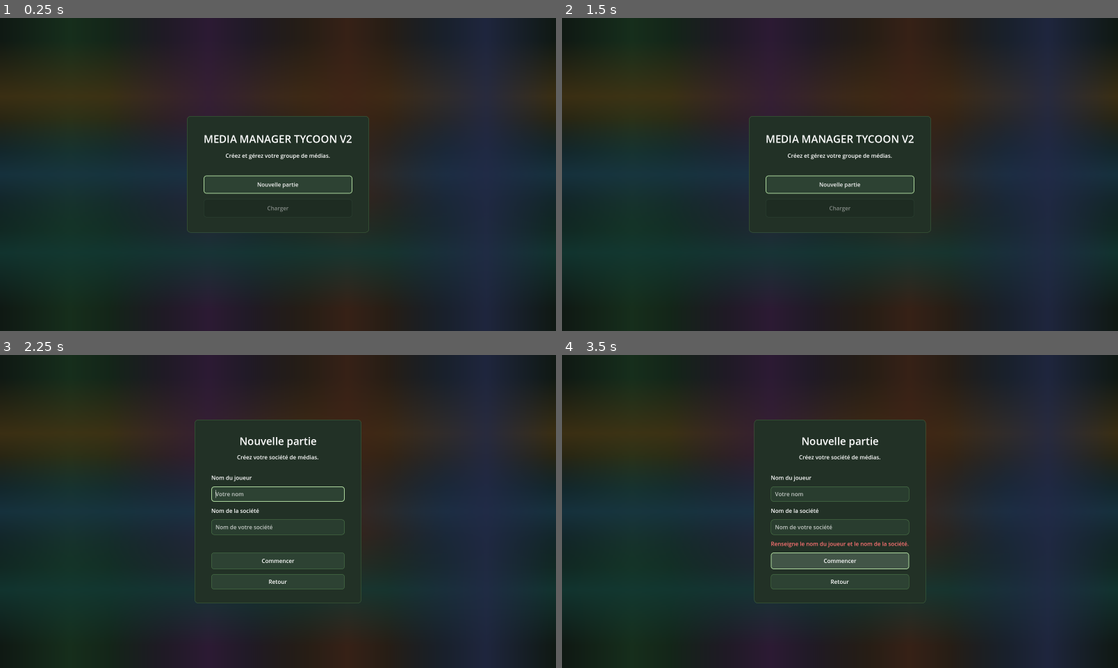
Above: before the commit, frames 1-4 (two rows, left to right).
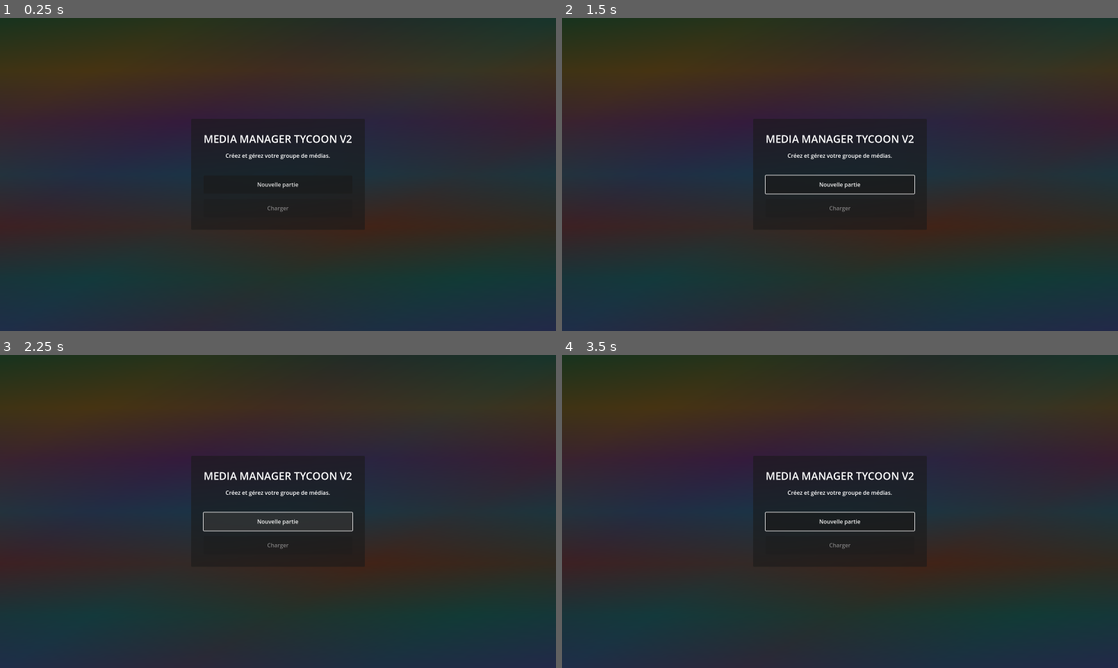
Above: after the commit, the same moments.

Repository: Adrienco69/MediaManagerTycoon_V2
Game: Godot game, scene res://scenes/main.tscn
Two runs of this game, one before a commit and one after it. Both use one fixed random seed, a clock stepped at 60 frames per second and the inputs below.
Inputs (mouse positions are in pixels of both pictures, inside the frame that each line leads up to):
- Up to frame 1 (0.25 s): no input
- Up to frame 2 (1.5 s): click "Nouvelle partie" at 0.5 s; click (840, 243) at 1.25 s, where only the run before the commit has a clickable "Retour"
- Up to frame 3 (2.25 s): click "Nouvelle partie" at 2 s
- Up to frame 4 (3.5 s): click (840, 561) at 2.75 s, where only the run before the commit has a clickable "Commencer"

The runs differ from the first frame. In frame 1, 26% of the frame differs, in the area x 0-100%, y 0-100%; in frame 2, 26%; in frame 3, 27%; in frame 4, 28%.
Error after the commit: Parse Error: Too few arguments for "show_home()" call. Expected at least 5 but received 4. (res://scripts/main.gd:123)

Commit message:
Active Charger lorsqu'une sauvegarde existe

Diff:
--- a/scripts/ui/start_menu_controller.gd
+++ b/scripts/ui/start_menu_controller.gd
@@ -6,13 +6,17 @@
 	home_panel: Control,
 	new_game_panel: Control,
 	load_button: Button,
-	start_error_label: Label
+	start_error_label: Label,
+	has_save: bool
 ) -> void:
 	home_panel.visible = true
 	new_game_panel.visible = false
 	start_error_label.text = ""
-	load_button.disabled = true
-	load_button.tooltip_text = "Le chargement sera disponible dès que le système de sauvegarde sera branché."
+	load_button.disabled = not has_save
+	if has_save:
+		load_button.tooltip_text = "Charger la sauvegarde principale."
+	else:
+		load_button.tooltip_text = "Aucune sauvegarde disponible."
 
 
 static func show_new_game(
